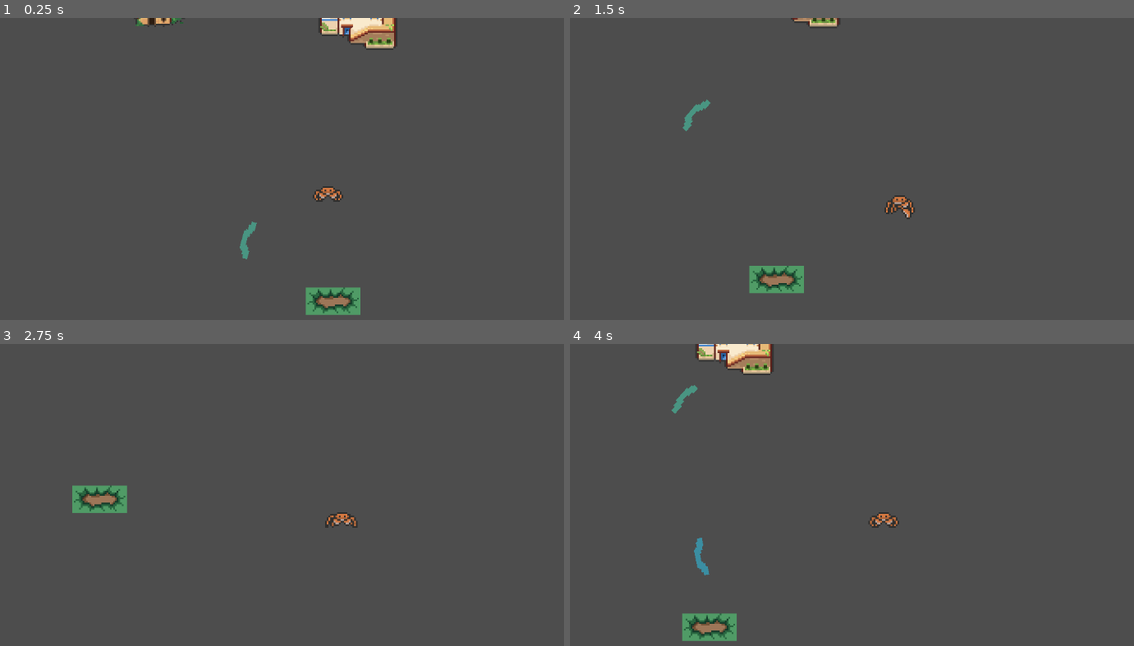
Above: before the commit, frames 1-4 (two rows, left to right).
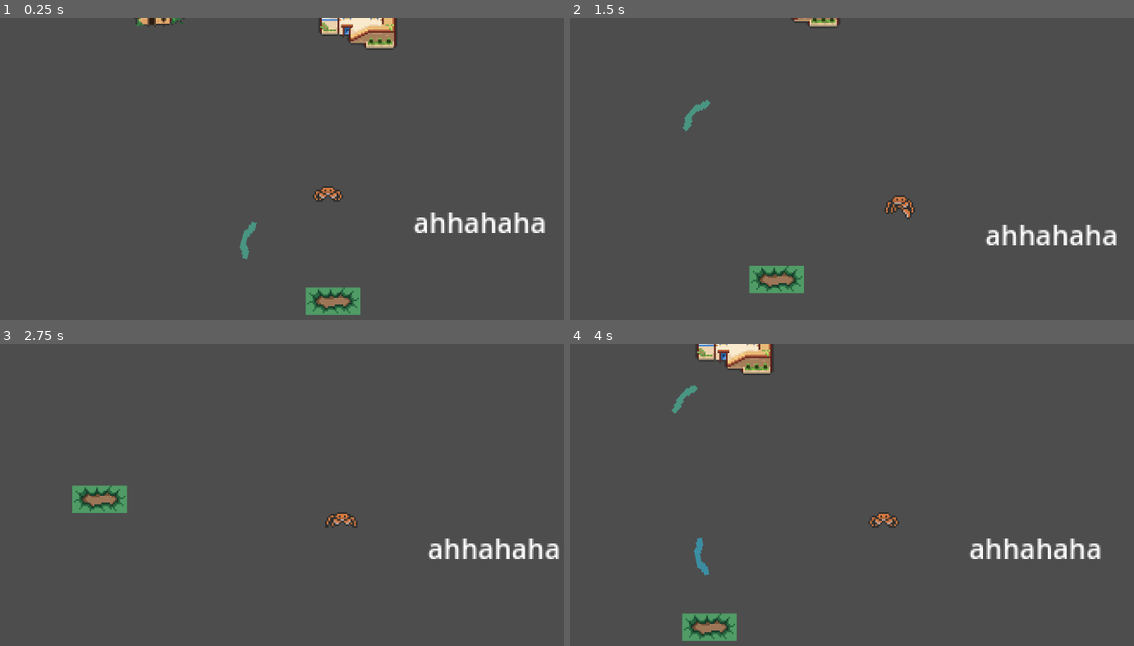
Above: after the commit, the same moments.

Repository: Bodin-IM/godot-game-gruppe-2
Game: Godot game, scene res://scenes/preWorld.tscn
Same seed, same stepped clock (60 frames per second), same inputs: the game is played once before the commit and once after it.
Inputs:
- Up to frame 1 (0.25 s): no input
- Up to frame 2 (1.5 s): hold Right (right) 0.53-1.28 s; tap Space (attack) at 0.6, 1.35 s; hold Down (down) from 1.28 s (still down)
- Up to frame 3 (2.75 s): release Down (down) at 2.03 s; hold Right (right) from 2.03 s (still down); tap Space (attack) at 2.1 s
- Up to frame 4 (4 s): release Right (right) at 2.78 s; hold Up (up) 2.78-3.53 s; tap Space (attack) at 2.85, 3.6 s; hold Left (left) from 3.53 s (still down)

The runs differ from the first frame. In frame 1, 0.9% of the frame differs, in the area x 73-97%, y 64-72%; in frame 2, 0.9%; in frame 3, 0.8%; in frame 4, 0.9%.

Commit message:
GUI
Fortsatt på gui for ressurser

Diff:
--- a/resources/scenes/test.tscn
+++ /dev/null
@@ -1,12 +0,0 @@
-[gd_scene load_steps=3 format=3 uid="uid://hsyc0kch5620"]
-
-[ext_resource type="PackedScene" uid="uid://doui8uwon7xr7" path="res://resources/scenes/trees.tscn" id="1_uk2qn"]
-[ext_resource type="PackedScene" uid="uid://cprlovjeanhk7" path="res://resources/scenes/rocks.tscn" id="2_184e0"]
-
-[node name="test" type="Node2D"]
-
-[node name="trees" parent="." instance=ExtResource("1_uk2qn")]
-position = Vector2(77, 481)
-
-[node name="rocks" parent="." instance=ExtResource("2_184e0")]
-position = Vector2(145, 530)
--- /dev/null
+++ b/resources/scripts/Control.gd
@@ -0,0 +1,12 @@
+extends Control
+
+
+# Called when the node enters the scene tree for the first time.
+func _ready():
+	pass # Replace with function body.
+
+
+# Called every frame. 'delta' is the elapsed time since the previous frame.
+func _process(delta):
+	var tre_ressurser = Resources.tre_ressurser
+	$VBoxContainer/Label.text = str(tre_ressurser)
--- a/resources/scripts/resource.gd
+++ b/resources/scripts/resource.gd
@@ -2,7 +2,6 @@
 
 var tre_ressurser= 0
 var stein_ressurser = 0
-
 
 # Called when the node enters the scene tree for the first time.
 func _ready():
@@ -14,7 +13,9 @@
 
 func on_dead_tree(amount):
 	tre_ressurser += amount
-	print("treressurser =", tre_ressurser)
+	print("treressurser = ", tre_ressurser)
+
+
 func on_dead_rock(amount):
 	stein_ressurser += amount
-	print("steinressurser =", stein_ressurser)
+	print("steinressurser = ", stein_ressurser)
--- a/scenes/player.tscn
+++ b/scenes/player.tscn
@@ -230,6 +230,29 @@
 position_smoothing_enabled = true
 position_smoothing_speed = 10.0
 
+[node name="Control" type="Control" parent="Camera2D"]
+layout_mode = 3
+anchors_preset = 6
+anchor_left = 1.0
+anchor_top = 0.5
+anchor_right = 1.0
+anchor_bottom = 0.5
+offset_left = 50.0
+offset_right = 50.0
+grow_horizontal = 0
+grow_vertical = 2
+
+[node name="VBoxContainer" type="VBoxContainer" parent="Camera2D/Control"]
+layout_mode = 0
+offset_right = 46.0
+offset_bottom = 38.01
+
+[node name="Label" type="Label" parent="Camera2D/Control/VBoxContainer"]
+layout_mode = 2
+text = "ahhahaha
+
+"
+
 [connection signal="animation_finished" from="AnimatedSprite2D" to="." method="_on_animated_sprite_2d_animation_finished"]
 [connection signal="area_entered" from="AttackArea" to="." method="_on_attack_area_area_entered"]
 [connection signal="area_entered" from="AttackArea" to="." method="_on_area_2d_area_entered"]
Not shown: 2 places in resources/scenes/rocks.tscn that only renumber resources
Not shown: 3 places in resources/scenes/trees.tscn that only renumber resources
Not shown: 1 places in scenes/orm.tscn that only renumber resources
Not shown: 1 places in scenes/preWorld.tscn that only renumber resources
Not shown: 1 places in scenes/test_target.tscn that only renumber resources
Not shown: 3 places in tile_map.tscn that only renumber resources
